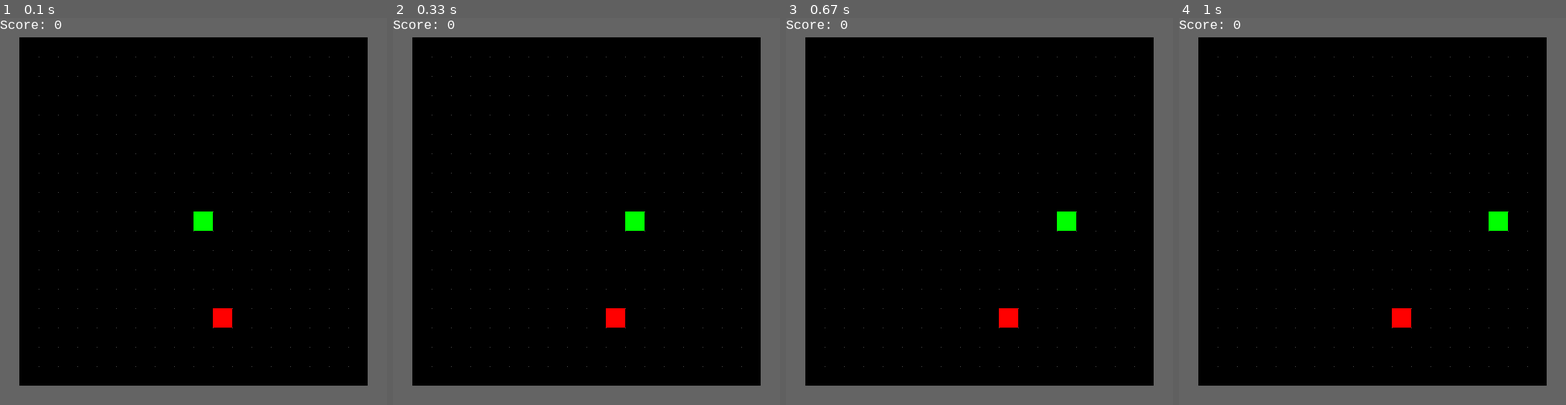
Above: before the commit, frames 1-4 (left to right).
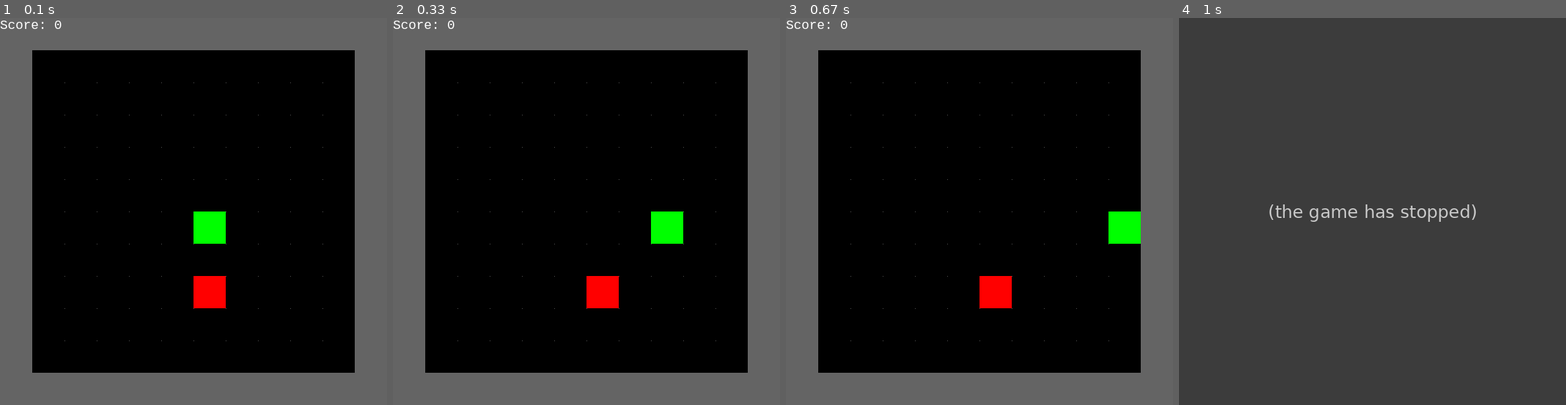
Above: after the commit, the same moments.

Repository: Carter-Birb/Personal-Projects
Game: pygame game, started from snake-game/src/game.py
Same seed, same stepped clock (60 frames per second), same inputs: the game is played once before the commit and once after it.
Inputs:
- Up to frame 1 (0.1 s): no input
- Up to frame 2 (0.33 s): no input
- Up to frame 3 (0.67 s): no input
- Up to frame 4 (1 s): no input

The runs differ from the first frame. In frame 1, 13% of the frame differs, in the area x 5-95%, y 5-95%; in frame 2, 14%; in frame 3, 14%; in frame 4, 100%, in the area x 0-100%, y 0-100%.
After the commit the program exited at 0.75 s; later frames show no game.

Commit message:
Added .gitignore, and removed the files ignored in this repo

Diff:
--- a/snake-game/src/game.py
+++ b/snake-game/src/game.py
@@ -9,7 +9,7 @@
     # Game constants
     WIDTH, HEIGHT = 600, 600
     MAXFPS = 60
-    GRIDSIZE = 30
+    GRIDSIZE = 50
     MOVE_COOLDOWN = 0.1 # Seconds
     DEBUG = False
 
Not shown, added: .gitignore
